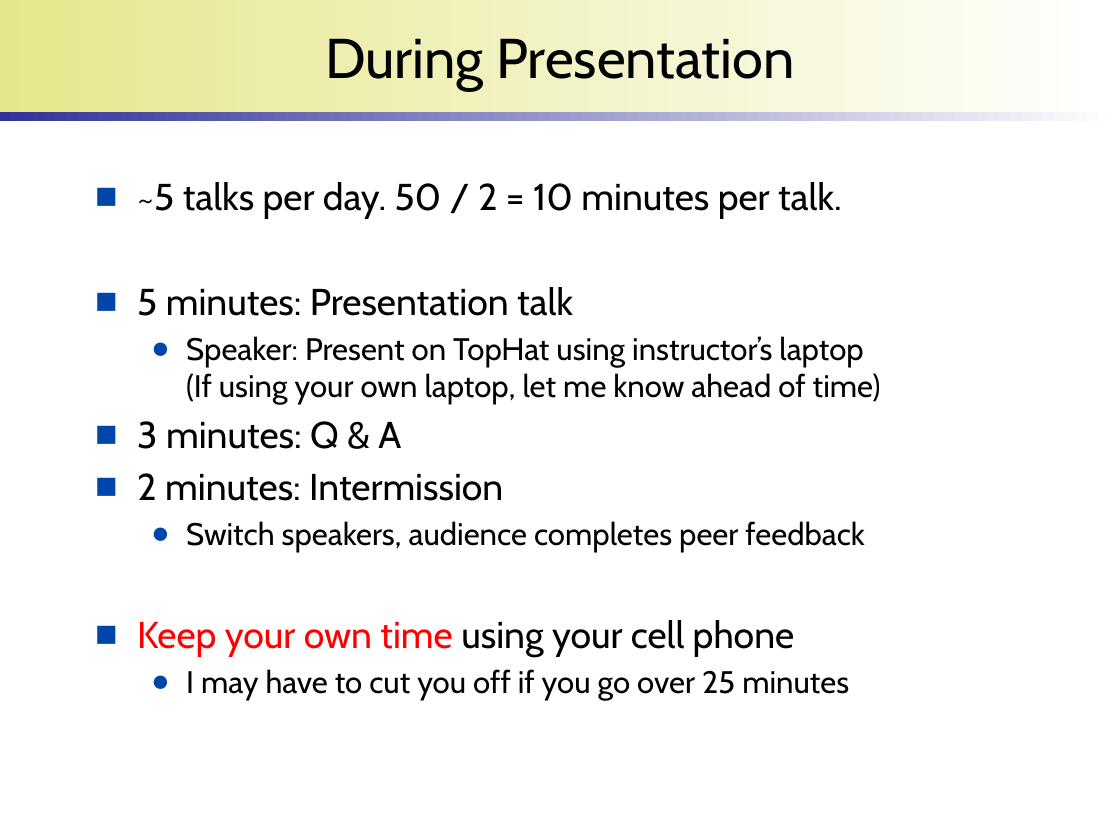
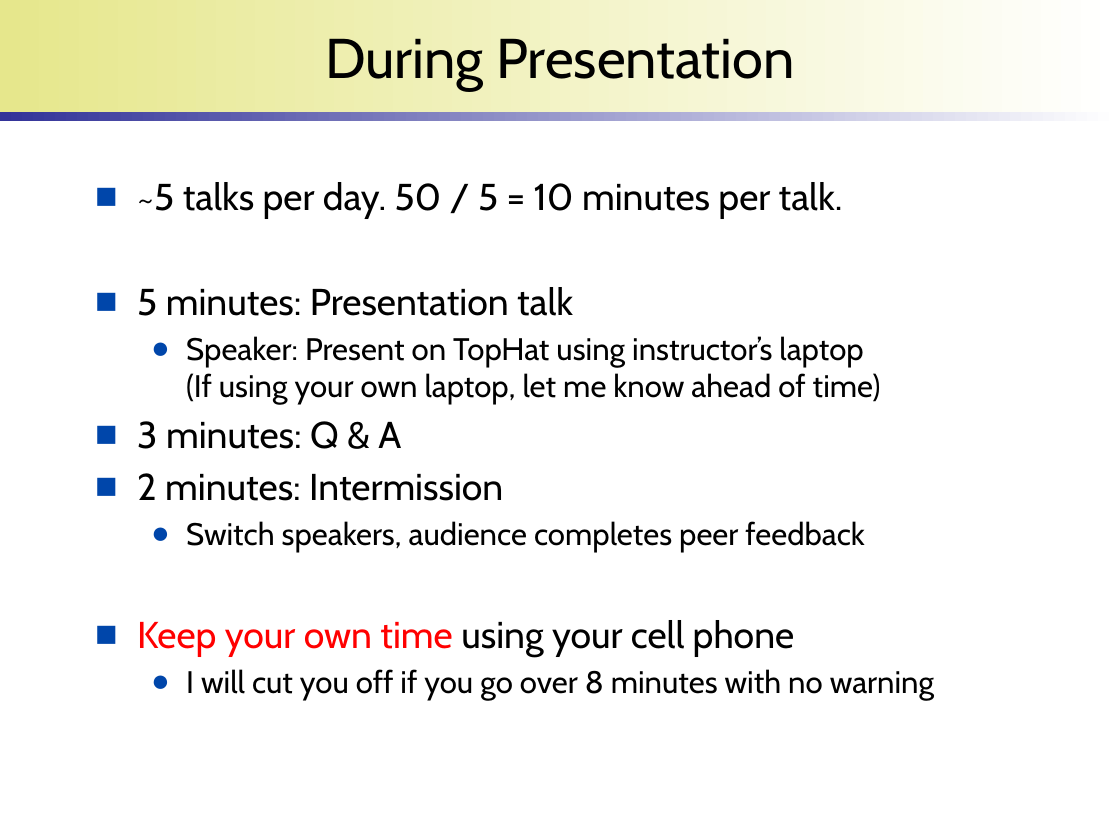
Before and after one commit to wonsunahn/Capstone_Fall2024, a slide deck: slide 9 of lectures/introduction-internship.pptx. Drawn at 1120x840 pixels with LibreOffice and Linux fonts; fonts in the diff are those of the drawing; background and template pictures are left out. Boxes give left, top, right and bottom in pixels: in the first picture for what was removed or moved away, otherwise in the second. Text is boxed around its words. In the diff, an @@ line names an element or a change of style, - is before the commit and + after.

```diff
--- a/lectures/introduction-internship.pptx
+++ b/lectures/introduction-internship.pptx
@@ text at box(137, 182, 843, 219): text changed @@
-■ ~5 talks per day. 50 / 2 = 10 minutes per talk.
+■ ~5 talks per day. 50 / 5 = 10 minutes per talk.
@@ text at box(186, 669, 934, 701): text changed @@
-  ● I may have to cut you off if you go over 25 minutes
+  ● I will cut you off if you go over 8 minutes with no warning
```
Also in this commit, not shown: 3 other slides changed.
